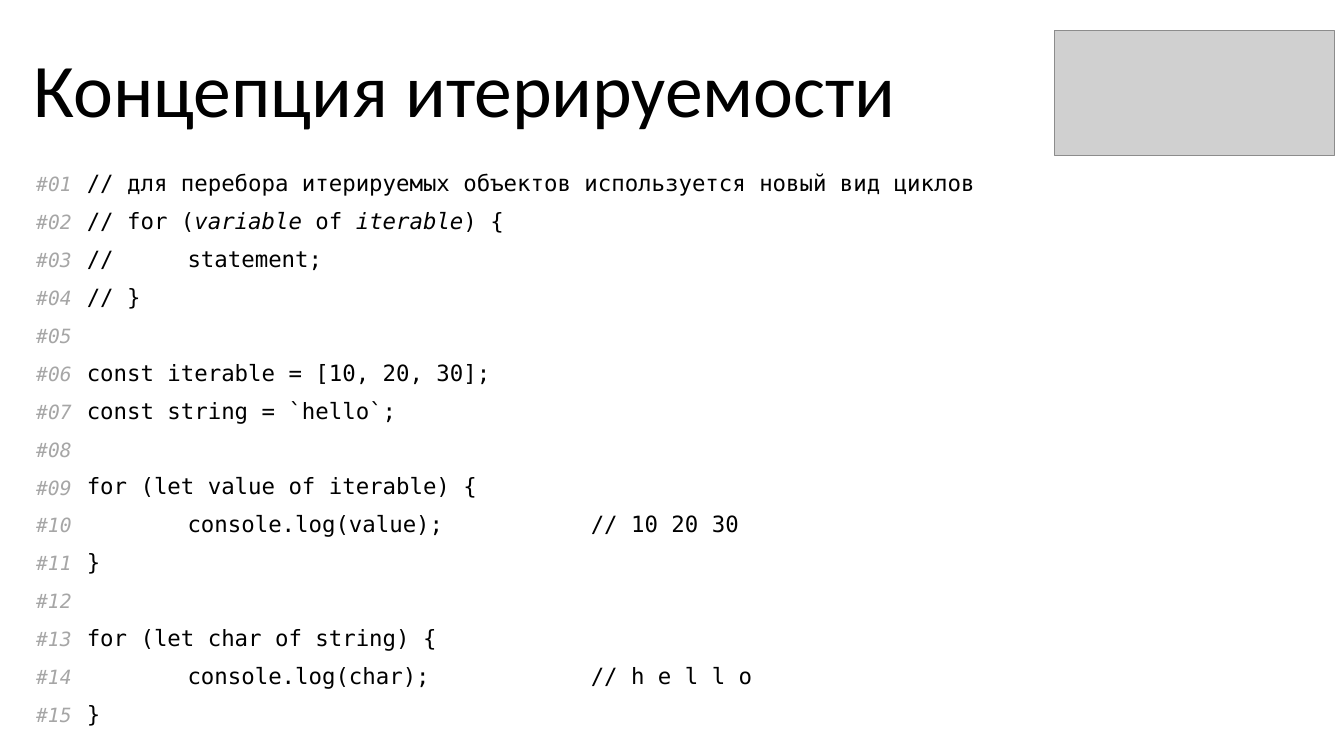
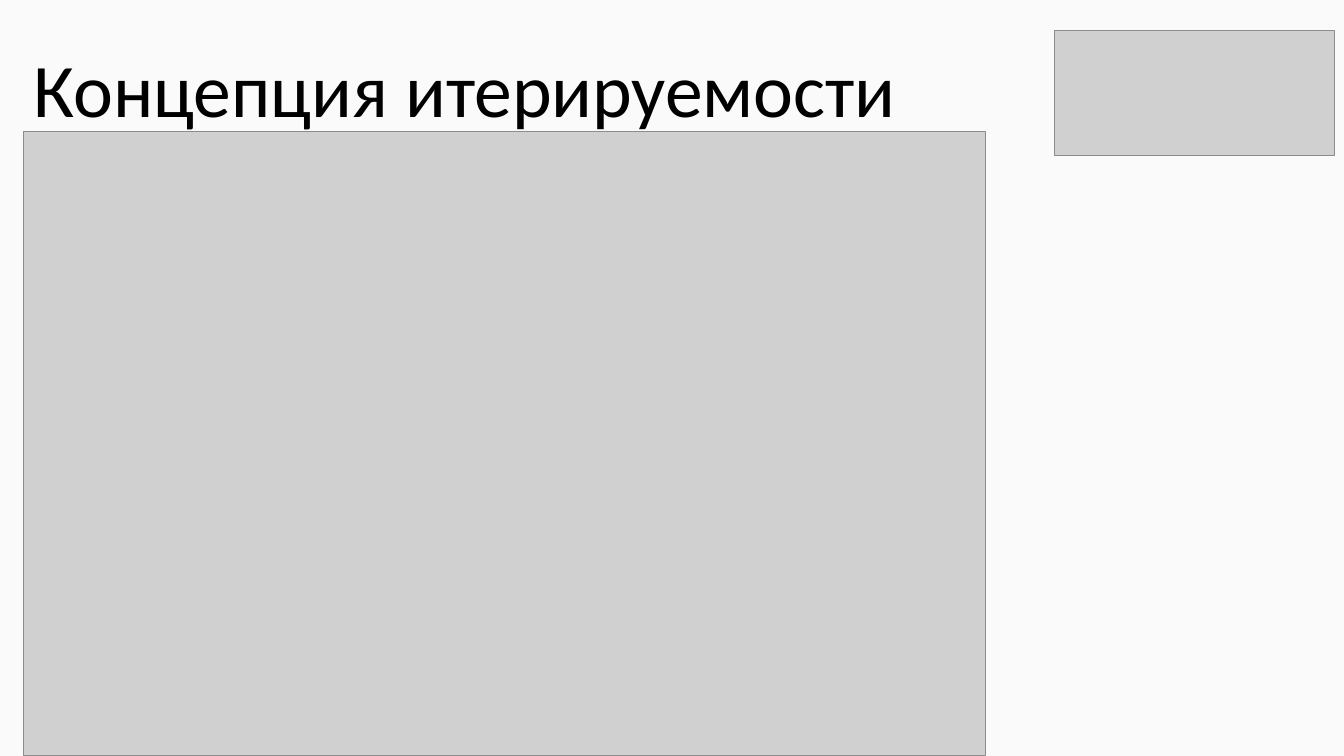
Before and after one commit to KOPTE3/modern-es, a slide deck: slide 42 of Modern ES.pptx (slide 41 before the commit). Drawn at 1344x756 pixels with LibreOffice and Linux fonts; fonts in the diff are those of the drawing; grey boxes stand for pictures. Boxes give left, top, right and bottom in pixels: in the first picture for what was removed or moved away, otherwise in the second. Text is boxed around its words. In the diff, an @@ line names an element or a change of style, - is before the commit and + after.

```diff
--- a/Modern ES.pptx
+++ b/Modern ES.pptx
@@ background #FFFFFF to #FAFAFA @@
@@ picture added at (23,131,986,756) @@
@@ table removed at (23,166,1238,735), 15 rows, 2 columns @@
-#01 | // для перебора итерируемых объектов используется новый вид циклов
-#02 | // for (variable of iterable) {
-#03 | // statement;
-#04 | // }
-#05 | 
-#06 | const iterable = [10, 20, 30];
-#07 | const string = `hello`;
-#08 | 
-#09 | for (let value of iterable) {
-#10 | console.log(value); // 10 20 30
-#11 | }
-#12 | 
-#13 | for (let char of string) {
-#14 | console.log(char); // h e l l o
-#15 | }
```
Also in this commit, not shown: 47 other slides changed, 15 slides added, 11 slides removed, 46 other files.
